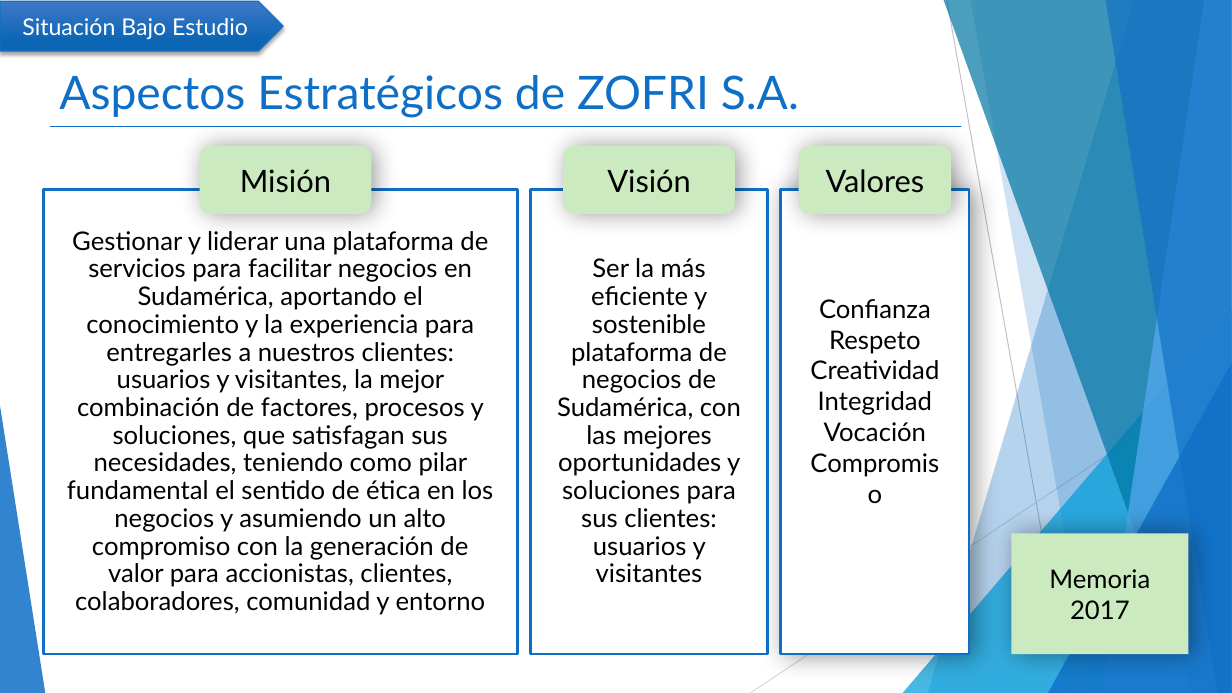
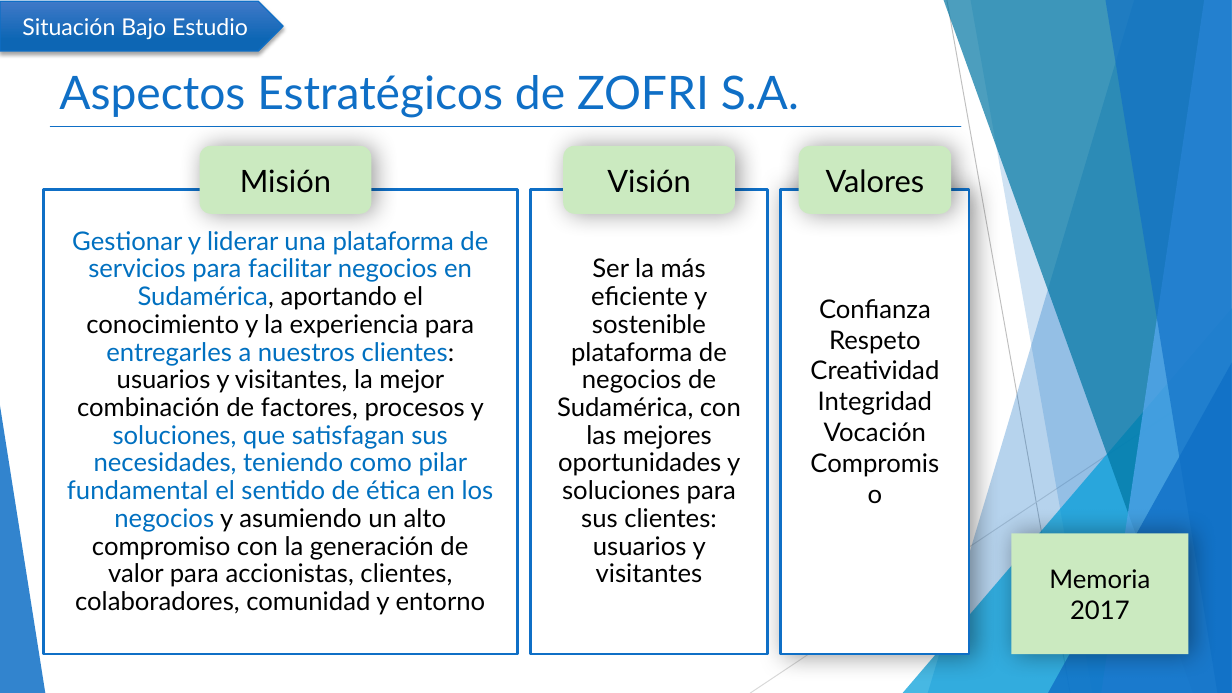
Before and after one commit to mcamara75/tituloUnap, a slide deck: slide 7 of 2018/TT IQQ 2018 Camara y Garay.pptx. Drawn at 1232x693 pixels with LibreOffice and Linux fonts; fonts in the diff are those of the drawing. Boxes give left, top, right and bottom in pixels: in the first picture for what was removed or moved away, otherwise in the second. Text is boxed around its words. In the diff, an @@ line names an element or a change of style, - is before the commit and + after.

Commit message:
Mejoras a la presentación

```diff
--- a/2018/TT IQQ 2018 Camara y Garay.pptx
+++ b/2018/TT IQQ 2018 Camara y Garay.pptx
@@ rectangle "Gestionar y liderar una plataforma ..." at <box>43,189,518,653</box>: text colour #000000 to #0070C0 in "Gestionar y liderar una plataforma de servicios ..." @@
```
Also in this commit, not shown: 2 other slides changed.
